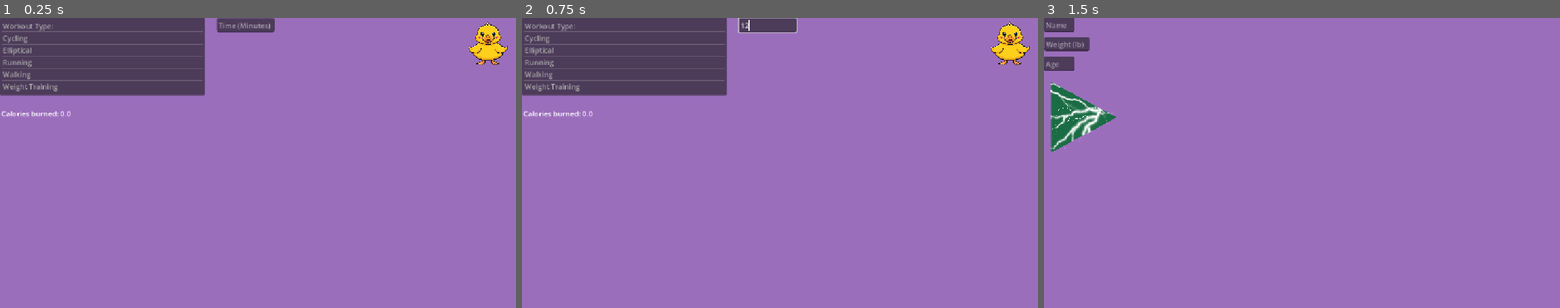
Above: before the commit, frames 1-3 (left to right).
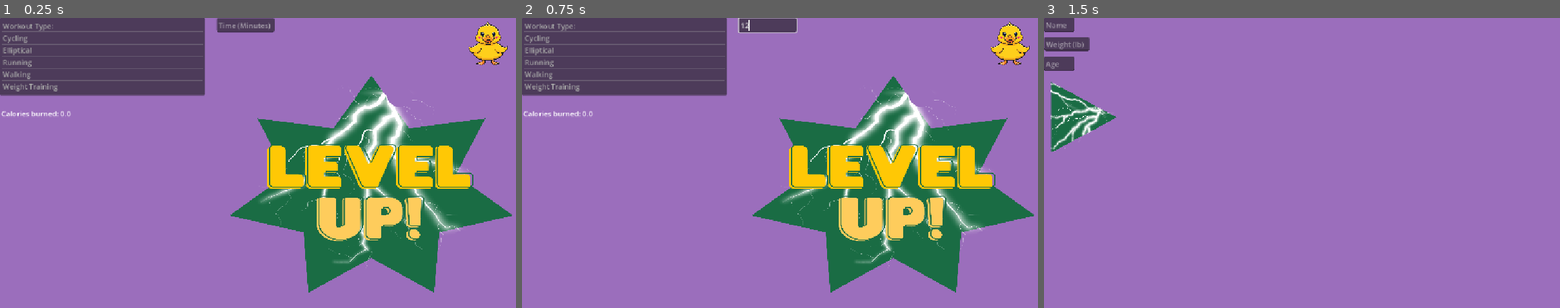
Above: after the commit, the same moments.

Repository: ma43210/HackDecouverte
Game: Godot game, scene res://Scenes/Input_Workout.tscn
The game is run twice, just before and just after one commit, with the same random seed, the same clock (stepped at 60 frames per second) and the same inputs.
Inputs (mouse positions are in pixels of both pictures, inside the frame that each line leads up to):
- Up to frame 1 (0.25 s): no input
- Up to frame 2 (0.75 s): click (769, 26) at 0.52 s; type "12" at 0.6 s
- Up to frame 3 (1.5 s): click (1534, 44) at 1.25 s

The runs differ from the first frame. In frame 1, 21% of the frame differs, in the area x 44-100%, y 19-95%; in frame 2, 21%; in frame 3, nothing differs.

Commit message:
level up

Diff:
--- a/healthy/Scenes/Input_Workout.tscn
+++ b/healthy/Scenes/Input_Workout.tscn
@@ -7,6 +7,8 @@
 [ext_resource type="Texture2D" uid="uid://c6n7to3boesth" path="res://Profile Pics/8.png" id="4_j1dy5"]
 [ext_resource type="Script" uid="uid://cej2ceieo7ujq" path="res://Scripts/sprite_2d.gd" id="4_r137e"]
 [ext_resource type="Script" uid="uid://b5wqpy7oaqngg" path="res://Scenes/name.gd" id="7_1oy2e"]
+[ext_resource type="Texture2D" uid="uid://cu6xvhn1qmxwf" path="res://Level_Up.png" id="8_j8f14"]
+[ext_resource type="Script" uid="uid://bbhgimyg8joj8" path="res://Scripts/level_up.gd" id="9_52ga0"]
 
 [node name="Node2D" type="Node2D" unique_id=1483333031]
 script = ExtResource("1_2av5n")
@@ -71,6 +73,12 @@
 horizontal_alignment = 1
 script = ExtResource("7_1oy2e")
 
+[node name="Sprite2D2" type="Sprite2D" parent="." unique_id=1833036522]
+position = Vector2(829, 373.00003)
+scale = Vector2(0.13692106, 0.10784211)
+texture = ExtResource("8_j8f14")
+script = ExtResource("9_52ga0")
+
 [connection signal="item_selected" from="ItemList" to="ItemList" method="_on_item_selected"]
 [connection signal="text_submitted" from="LineEdit" to="." method="_on_line_edit_text_submitted"]
 [connection signal="pressed" from="Button" to="Button" method="_on_pressed"]
--- /dev/null
+++ b/healthy/Scripts/level_up.gd
@@ -0,0 +1,23 @@
+extends Sprite2D
+var level: int
+
+# Called when the node enters the scene tree for the first time.
+func _ready() -> void:
+	self.hide
+	randomize()
+
+
+# Called every frame. 'delta' is the elapsed time since the previous frame.
+func _process(_delta: float) -> void:
+	if level != int(FitnessManager.level):
+		var x = randf_range(325, 830)
+		var y = randf_range(255, 370)
+		self.position = Vector2(x, y)
+		var angle = randf_range(0, 360)
+		self.rotation = angle
+		self.show
+		await get_tree().create_timer(1).timeout
+		self.hide
+	level = FitnessManager.level
+	print(level)
+	print(int(FitnessManager.level))
Binary file added: healthy/Level_Up.png
Not shown, added: healthy/Level_Up.png.import
Not shown, added: healthy/Scripts/level_up.gd.uid
